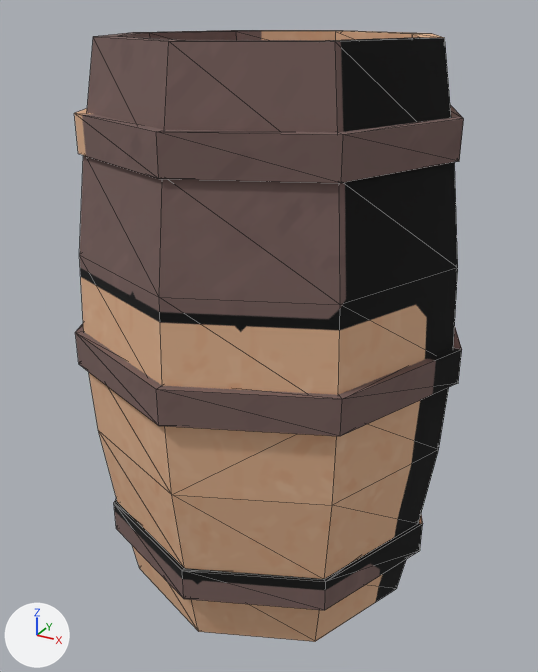
The FBX model desert-fps/assets/out/barrel/barrel_low.fbx: old version first, new version second.
One viewpoint serves both versions: a 50 mm camera at (0.0219, -0.0402, 0.0374) aimed at (-0.0001, -0.0003, 0.0174). Every picture has the same lights, and +X, +Y and +Z are marked at lower left. The older version comes first. Mesh edges are drawn as thin lines. Where no turn or scale is listed for an object, it has been applied to the vertices.

Before the edit, the objects in view are built like this:
```python
me_barrel = bpy.data.meshes.new('barrel')
me_barrel.from_pydata(...)  # 184 vertices, 360 faces; spans x -0.0126..0.0126, y -0.0126..0.0127, z 0.0..0.036
me_barrel.materials.append(mat_barrel)  # picture img_barrel_png
ob_barrel = bpy.data.objects.new('barrel', me_barrel)
ob_barrel.location = (0.0, 0.0, 0.0)
```
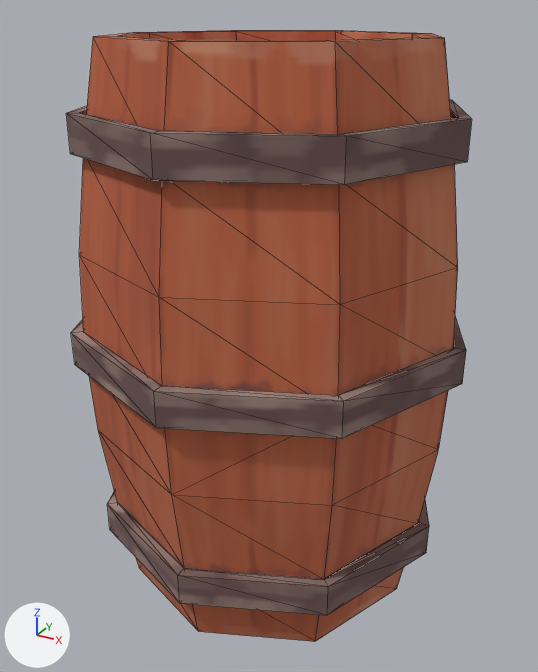
Where the change shows, as pixel boxes [x1, y1, x2, y2] in the pictures (538 x 672 px; the box of a moved part takes in the faces that stretch with it):
'barrel', reshaped: before [74, 30, 464, 642]; after [66, 30, 472, 642]
part 1 of me_barrel, moved or reshaped: before [75, 324, 462, 610]; after [71, 316, 466, 615]
part 2 of me_barrel, moved or reshaped: before [74, 105, 464, 183]; after [66, 100, 472, 185]
part 3 of me_barrel, surface changed: before [74, 30, 464, 642]; after [66, 30, 472, 642]

What changed in the scene script:
```text
Change me_barrel:
    used by ob_barrel; location = (0.0, 0.0, 0.0)
    remove me_barrel.from_pydata(...)  # 184 vertices, 360 faces; spans x -0.0126..0.0126, y -0.0126..0.0127, z 0.0..0.036
    add me_barrel.from_pydata(...)  # 184 vertices, 360 faces; spans x -0.0129..0.0129, y -0.0129..0.0129, z 0.0..0.036
    me_barrel part 1: 64 of 184 vertices moved; they spanned x -0.0126..0.0126, y -0.0126..0.0127, z 0.0039..0.0191 and now span x -0.0129..0.0129, y -0.0129..0.0129, z 0.0039..0.0191; mean shift (0.0, 0.0, 0.0); largest move (-0.0074, -0.0074, 0.0039) -> (-0.0079, -0.0079, 0.0039)
    me_barrel part 2: 32 of 184 vertices moved; they spanned x -0.0114..0.0114, y -0.0114..0.0114, z 0.0299..0.0321 and now span x -0.0118..0.0118, y -0.0118..0.0118, z 0.0299..0.0321; mean shift (0.0, 0.0, 0.0); largest move (-0.0074, -0.0074, 0.0299) -> (-0.0079, -0.0079, 0.0299)
    me_barrel part 3: 292 kept faces spanning x -0.0129..0.0129, y -0.0129..0.0129, z 0.0..0.036 get new texture (UV) coordinates
```
